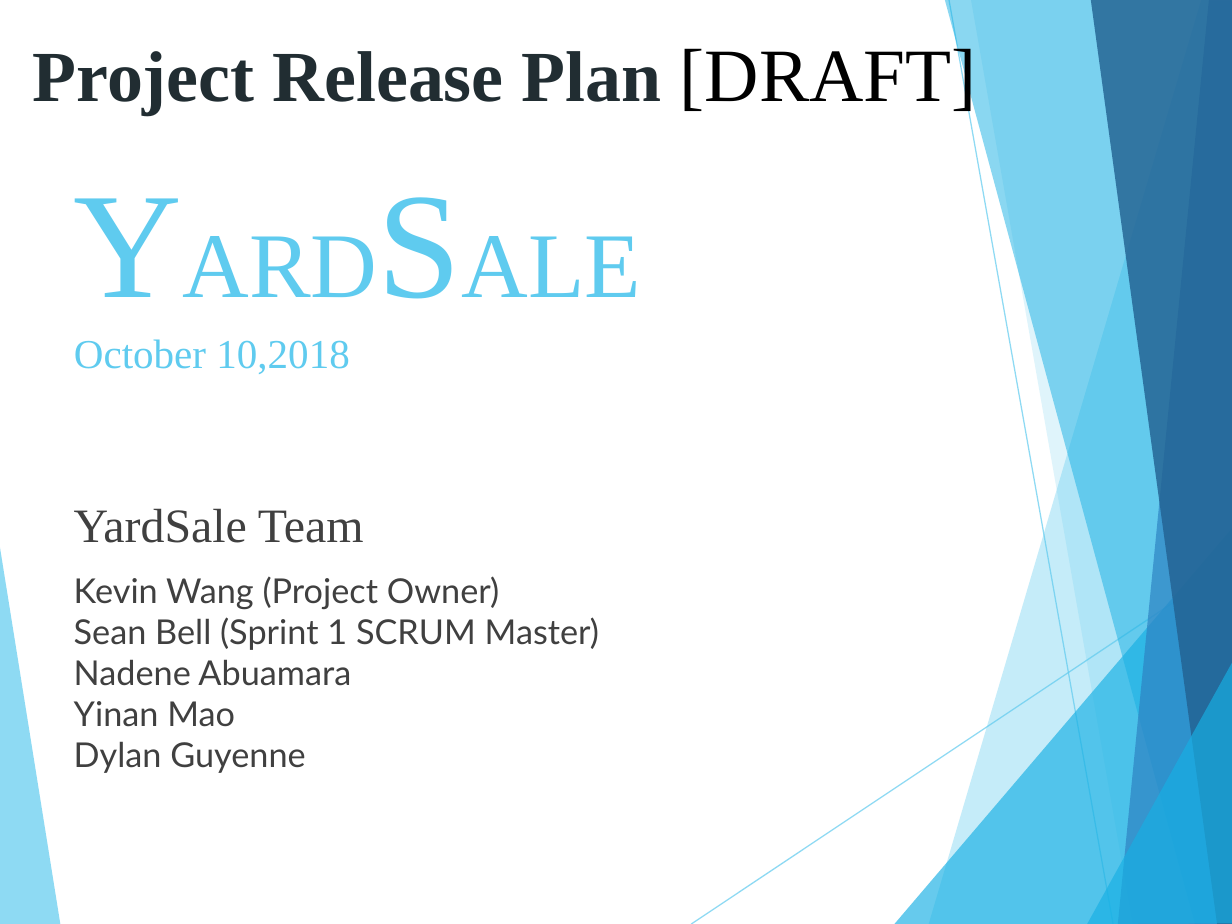
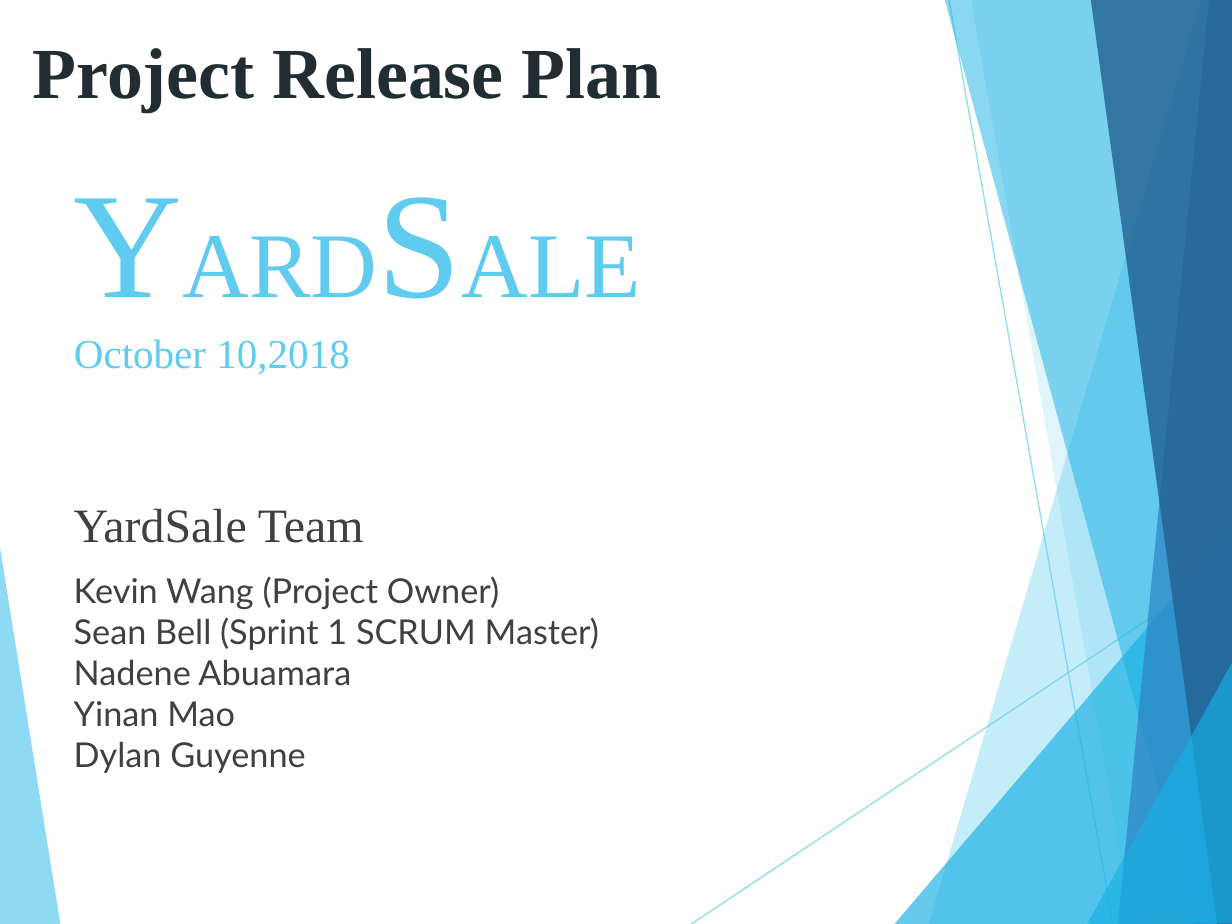
Before and after one commit to wang1kevin1/YardSale, a slide deck: slide 1 of Documents/ProjectRelease_v1.0.ppt. Drawn at 1232x924 pixels with LibreOffice and Linux fonts; fonts in the diff are those of the drawing. Boxes give left, top, right and bottom in pixels: in the first picture for what was removed or moved away, otherwise in the second. Text is boxed around its words. In the diff, an @@ line names an element or a change of style, - is before the commit and + after.

Commit message:
updated Project Release presentation with Sprint 4

```diff
--- a/Documents/ProjectRelease_v1.0.ppt
+++ b/Documents/ProjectRelease_v1.0.ppt
@@ text at (33, 48, 662, 112): text changed @@
-Project Release Plan [DRAFT]
+Project Release Plan
```
